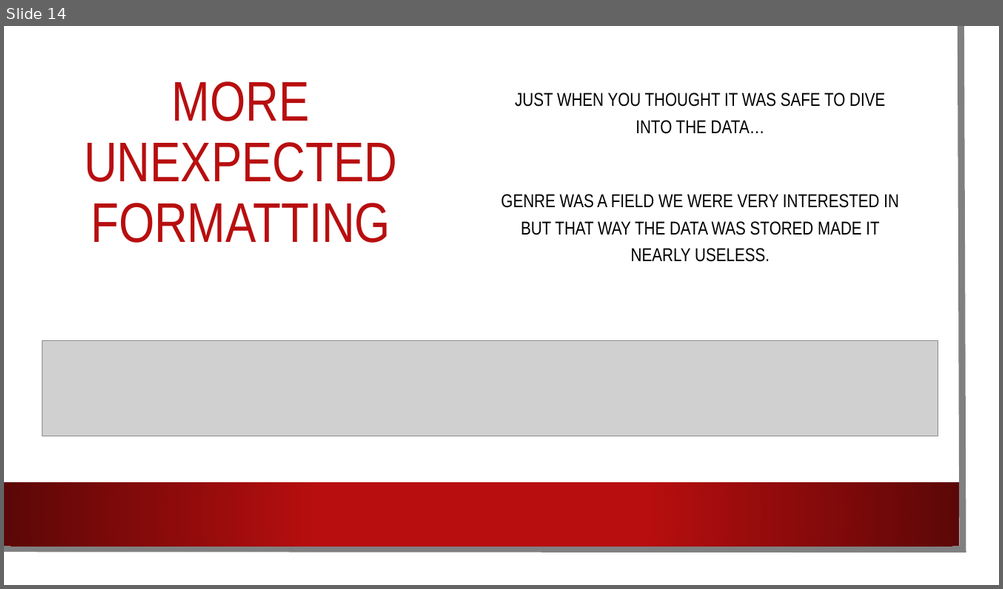
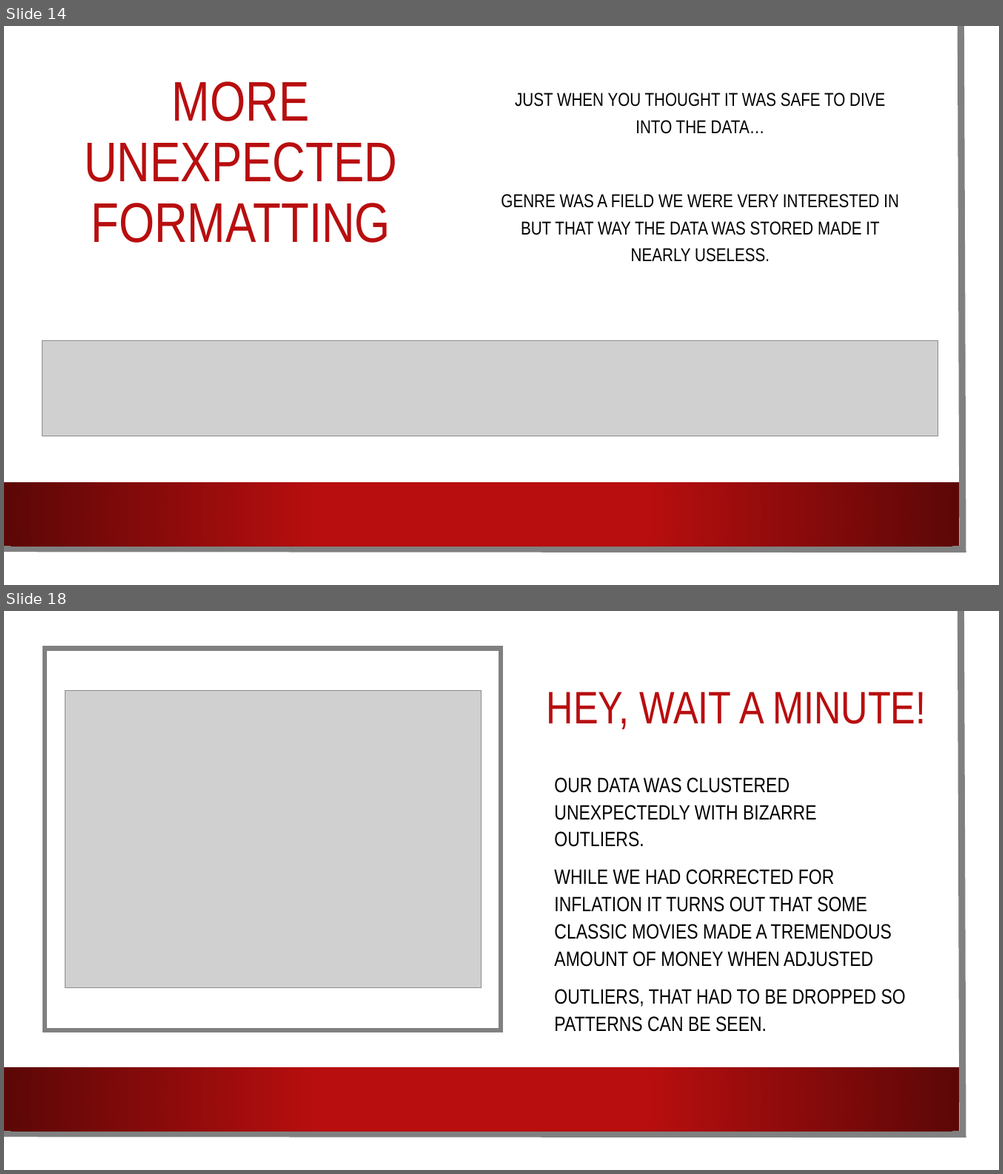
Before and after one commit to mlubin2/Movie_Project, a slide deck: Movie PP.pptx. Shown one above the other, each under a label of ours: slide 14 before the commit, slides 14 and 18 after it; the slides between them are not shown. The pictures are 1003x589 and 1003x1174 pixels, drawn with LibreOffice and Linux fonts; fonts in the diff are those of the drawing; grey boxes stand for pictures; background and template pictures are left out. Boxes give left, top, right and bottom in pixels: in the first picture for what was removed or moved away, otherwise in the second. Text is boxed around its words. In the diff, an @@ line names an element or a change of style, - is before the commit and + after.

```diff
--- a/Movie PP.pptx
+++ b/Movie PP.pptx
@@ slide 18 added at box(4, 611, 999, 1170), background picture (left out); not listed: 1 template element that a slide beside it also shows @@
@@ rectangle added at box(4, 611, 982, 1153), fill #FFFFFF @@
@@ freeform shape added at box(4, 611, 963, 1135), outline #808080 6.5 pt @@
@@ rectangle added at box(45, 648, 501, 1031), fill #FFFFFF, outline #808080 4.5 pt @@
@@ picture added at box(65, 691, 481, 988) @@
@@ title added at box(546, 692, 926, 729), 44 pt, text #B80E0F @@
+HEY, WAIT A MINUTE!
@@ text added at box(554, 777, 905, 1007), 20 pt, text #000000 @@
+OUR DATA WAS CLUSTERED UNEXPECTEDLY WITH BIZARRE OUTLIERS.
+WHILE WE HAD CORRECTED FOR INFLATION IT TURNS OUT THAT SOME CLASSIC MOVIES MADE A TREMENDOUS AMOUNT OF MONEY WHEN ADJUSTED
+OUTLIERS, THAT HAD TO BE DROPPED SO PATTERNS CAN BE SEEN.
@@ rectangle added at box(4, 1068, 959, 1131), fill gradient #B80E0F to #5C0707 @@
```
Also in this commit, not shown: 10 slides changed, 3 other slides added.
